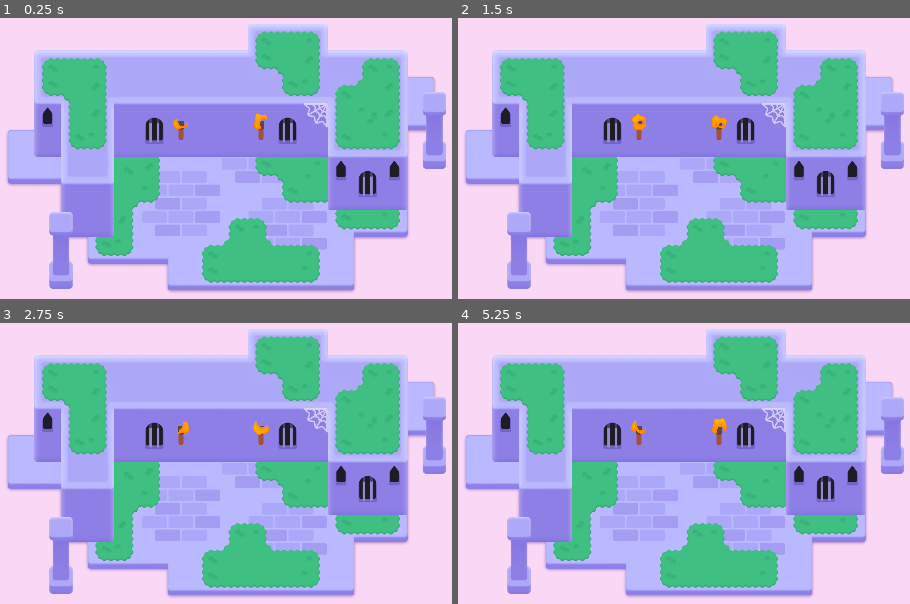
Above: before the commit, frames 1-4 (two rows, left to right).
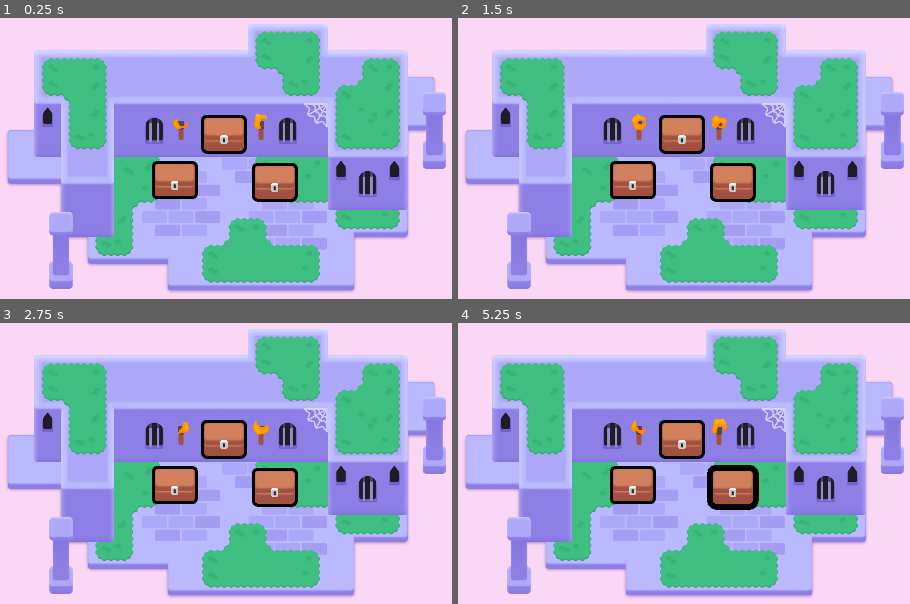
Above: after the commit, the same moments.

Repository: JuliaLui642/2d-GameDev-Courses
Game: Godot game, scene res://lessons/mini_dungeon.tscn
The game is run twice, just before and just after one commit, with the same random seed, the same clock (stepped at 60 frames per second) and the same inputs.
Inputs (mouse positions are in pixels of both pictures, inside the frame that each line leads up to):
- Up to frame 1 (0.25 s): no input
- Up to frame 2 (1.5 s): tap Enter at 0.5 s; move the mouse to (855, 152) at 0.52 s; press the mouse at (855, 152) at 0.53 s; hold D (move_right) 0.53-1.28 s; tap Space at 0.77 s; move the mouse to (516, 197) at 1.27 s; release the mouse at (516, 197) at 1.28 s; hold S (move_down) from 1.28 s (still down); right-click (516, 197) at 1.35 s; click (516, 197) at 1.42 s
- Up to frame 3 (2.75 s): tap Space at 1.52 s; move the mouse to (302, 382) at 2.02 s; release S (move_down) at 2.03 s; hold D (move_right) from 2.03 s (still down); tap Z at 2.1 s; click (302, 382) at 2.17 s
- Up to frame 4 (5.25 s): move the mouse to (638, 570) at 2.77 s; release D (move_right) at 2.78 s; hold W (move_up) 2.78-3.53 s; click (638, 570) at 2.85 s; tap Space at 3.02, 3.77, 4.52, 5 s; move the mouse to (outside the picture) at 3.52 s; hold Right mouse button (right_click) 3.53-4.28 s; hold A (move_left) 3.53-5.03 s; click (outside the picture) at 3.67 s; move the mouse to (outside the picture) at 4.27 s; tap Z at 4.35 s; click (outside the picture) at 4.42 s; move the mouse to (720, 480) at 5.02 s; press the mouse at (720, 480) at 5.03 s; hold S (move_down) from 5.03 s (still down)

The runs differ from the first frame. In frame 1, 4.2% of the frame differs, in the area x 33-66%, y 34-66%; in frame 2, 4.2%; in frame 3, 4.2%; in frame 4, 4.6%, in the area x 33-67%, y 34-67%.
Error before the commit: Invalid access to property or key 'list' on a base object of type 'null instance'. (res://addons/gdquest_practice_framework/db/db.gd:14)

Commit message:
M6 L3 - L3 P1-2

Diff:
--- /dev/null
+++ b/M06.looting_workbook/lessons/chest/chest.gd
@@ -0,0 +1,20 @@
+extends Area2D
+
+@onready var canvas_group:CanvasGroup = $CanvasGroup
+
+# Called when the node enters the scene tree for the first time.
+func _ready() -> void:
+	mouse_entered.connect(_on_mouse_entered)
+	mouse_exited.connect(_on_mouse_exited)
+	canvas_group.material.set_shader_parameter("line_thickness", 3.0)
+
+func _on_mouse_entered()-> void:
+	canvas_group.material.set_shader_parameter("line_thickness", 6.0)
+	var tween := create_tween()
+	tween.tween_method(set_outline_thickness, 3.0, 6.0, 0.08)
+
+func _on_mouse_exited() -> void:
+	canvas_group.material.set_shader_parameter("line_thickness", 3.0)
+
+func set_outline_thickness(new_thickness: float) -> void:
+	canvas_group.material.set_shader_parameter("line_thickness", new_thickness)
--- a/M06.looting_workbook/lessons/chest/chest.tscn
+++ b/M06.looting_workbook/lessons/chest/chest.tscn
@@ -1,30 +1,38 @@
-[gd_scene load_steps=5 format=3 uid="uid://cj2yytu5rlbfg"]
+[gd_scene load_steps=8 format=3 uid="uid://cj2yytu5rlbfg"]
 
 [ext_resource type="Texture2D" uid="uid://c3hwsm5ugp8qw" path="res://lessons/chest/bottom.png" id="1_485f1"]
+[ext_resource type="Script" path="res://lessons/chest/chest.gd" id="1_rb0m1"]
 [ext_resource type="Texture2D" uid="uid://bu2jin246nel5" path="res://lessons/chest/lock.png" id="2_ogjoq"]
+[ext_resource type="Shader" path="res://lessons/chest/group_outline.gdshader" id="2_sdof8"]
 [ext_resource type="Texture2D" uid="uid://bnem1cahhoxdk" path="res://lessons/chest/top.png" id="3_c8jrn"]
 
-[sub_resource type="RectangleShape2D" id="RectangleShape2D_678ao"]
-size = Vector2(105, 76)
+[sub_resource type="RectangleShape2D" id="RectangleShape2D_4gl3y"]
+size = Vector2(99, 83.5)
 
-[node name="Chest" type="Node2D"]
+[sub_resource type="ShaderMaterial" id="ShaderMaterial_l0t5i"]
+resource_local_to_scene = true
+shader = ExtResource("2_sdof8")
+shader_parameter/line_color = Color(0, 0, 0, 1)
+shader_parameter/line_thickness = 16.0
+shader_parameter/viewport_scale = Vector2(1, 1)
 
-[node name="Bottom" type="Sprite2D" parent="."]
-self_modulate = Color(1, 1, 1, 0.529412)
-position = Vector2(0, 0.5)
+[node name="Chest" type="Area2D"]
+script = ExtResource("1_rb0m1")
+
+[node name="CollisionShape2D" type="CollisionShape2D" parent="."]
+position = Vector2(-1.5, -4.25)
+shape = SubResource("RectangleShape2D_4gl3y")
+
+[node name="CanvasGroup" type="CanvasGroup" parent="."]
+material = SubResource("ShaderMaterial_l0t5i")
+
+[node name="Bottom" type="Sprite2D" parent="CanvasGroup"]
 texture = ExtResource("1_485f1")
 
-[node name="Lock" type="Sprite2D" parent="."]
-self_modulate = Color(1, 1, 1, 0.529412)
-position = Vector2(0, 0.5)
-texture = ExtResource("2_ogjoq")
-
-[node name="Top" type="Sprite2D" parent="."]
-self_modulate = Color(1, 1, 1, 0.529412)
-position = Vector2(0, 0.5)
+[node name="Top" type="Sprite2D" parent="CanvasGroup"]
+position = Vector2(0, -14)
 texture = ExtResource("3_c8jrn")
 
-[node name="CollisionShape2D" type="CollisionShape2D" parent="."]
-visible = false
-position = Vector2(0.5, 0)
-shape = SubResource("RectangleShape2D_678ao")
+[node name="Lock" type="Sprite2D" parent="CanvasGroup"]
+position = Vector2(0, 8)
+texture = ExtResource("2_ogjoq")
--- a/M06.looting_workbook/lessons/mini_dungeon.tscn
+++ b/M06.looting_workbook/lessons/mini_dungeon.tscn
@@ -6,6 +6,7 @@
 [ext_resource type="Texture2D" uid="uid://c1rgncfgjxefj" path="res://assets/dungeon/pillar.png" id="4_gq228"]
 [ext_resource type="Texture2D" uid="uid://l0y1k1obencd" path="res://assets/dungeon/spider_web.png" id="5_ywba7"]
 [ext_resource type="PackedScene" uid="uid://eundh35r605v" path="res://assets/torch/torch.tscn" id="6_fokey"]
+[ext_resource type="PackedScene" uid="uid://cj2yytu5rlbfg" path="res://lessons/chest/chest.tscn" id="7_0e5yk"]
 
 [sub_resource type="TileSetAtlasSource" id="TileSetAtlasSource_6s4s5"]
 texture = ExtResource("1_sym7n")
@@ -321,3 +322,12 @@
 mouse_filter = 2
 color = Color(0.977546, 0.842183, 0.960847, 1)
 metadata/_edit_lock_ = true
+
+[node name="Chest" parent="." instance=ExtResource("7_0e5yk")]
+position = Vector2(465, 252)
+
+[node name="Chest2" parent="." instance=ExtResource("7_0e5yk")]
+position = Vector2(705, 257)
+
+[node name="Chest3" parent="." instance=ExtResource("7_0e5yk")]
+position = Vector2(583, 142)
--- a/M06.looting_workbook/practices/L3.P1.hover_the_balloon/balloon_hover.gd
+++ b/M06.looting_workbook/practices/L3.P1.hover_the_balloon/balloon_hover.gd
@@ -6,7 +6,8 @@
 
 func _ready() -> void:
 	set_outline_thickness(5.0)
-
+	mouse_entered.connect(_on_mouse_entered)
+	mouse_exited.connect(_on_mouse_exited)
 
 func set_outline_thickness(new_thickness: float) -> void:
 	if canvas_group_has_material:
@@ -14,8 +15,9 @@
 
 
 func _on_mouse_entered() -> void:
-	pass
-
+	canvas_group.material.set_shader_parameter("line_thickness", 10)
+	var tween := create_tween()
+	tween.tween_method(set_outline_thickness, 3.0, 6.0, 0.08)
 
 func _on_mouse_exited() -> void:
-	pass
+	canvas_group.material.set_shader_parameter("line_thickness", 5)
--- a/M06.looting_workbook/practices/L3.P1.hover_the_balloon/balloon_hover.tscn
+++ b/M06.looting_workbook/practices/L3.P1.hover_the_balloon/balloon_hover.tscn
@@ -1,12 +1,19 @@
-[gd_scene load_steps=5 format=3]
+[gd_scene load_steps=7 format=3 uid="uid://cc4gdhm4olybl"]
 
 [ext_resource type="Script" path="res://practices/L3.P1.hover_the_balloon/balloon_hover.gd" id="1_vlnte"]
-[ext_resource type="Texture2D" path="res://practices/L3.P1.hover_the_balloon/balloon_tail.png" id="2_vuggf"]
-[ext_resource type="Texture2D" path="res://practices/L3.P1.hover_the_balloon/balloon_top.png" id="3_ora8m"]
+[ext_resource type="Shader" path="res://practices/L3.P1.hover_the_balloon/group_outline.gdshader" id="2_4yswk"]
+[ext_resource type="Texture2D" uid="uid://cf487car4l5gm" path="res://practices/L3.P1.hover_the_balloon/balloon_tail.png" id="2_vuggf"]
+[ext_resource type="Texture2D" uid="uid://b1adpk1vpdh7r" path="res://practices/L3.P1.hover_the_balloon/balloon_top.png" id="3_ora8m"]
 
 [sub_resource type="CapsuleShape2D" id="CapsuleShape2D_cs4t6"]
 radius = 47.0
 height = 166.0
+
+[sub_resource type="ShaderMaterial" id="ShaderMaterial_s10ar"]
+shader = ExtResource("2_4yswk")
+shader_parameter/line_color = Color(0, 0, 0, 1)
+shader_parameter/line_thickness = 4.0
+shader_parameter/viewport_scale = Vector2(1, 1)
 
 [node name="BalloonHover" type="Area2D"]
 position = Vector2(960, 540)
@@ -19,6 +26,7 @@
 shape = SubResource("CapsuleShape2D_cs4t6")
 
 [node name="CanvasGroup" type="CanvasGroup" parent="."]
+material = SubResource("ShaderMaterial_s10ar")
 position = Vector2(0, 33)
 
 [node name="Tail" type="Sprite2D" parent="CanvasGroup"]
--- a/M06.looting_workbook/practices/L3.P1.hover_the_balloon/hover_the_balloon.tscn
+++ b/M06.looting_workbook/practices/L3.P1.hover_the_balloon/hover_the_balloon.tscn
@@ -1,16 +1,11 @@
-[gd_scene load_steps=3 format=3]
+[gd_scene load_steps=2 format=3 uid="uid://c3dmvfaf1ntps"]
 
-[ext_resource type="PackedScene" path="res://practices/L3.P1.hover_the_balloon/balloon_hover.tscn" id="1_biewv"]
-[ext_resource type="Script" path="res://practices/L3.P1.hover_the_balloon/balloon_hover.gd" id="2_mo74b"]
+[ext_resource type="PackedScene" uid="uid://cc4gdhm4olybl" path="res://practices/L3.P1.hover_the_balloon/balloon_hover.tscn" id="1_biewv"]
 
 [node name="HoverTheBalloon" type="Node2D"]
 metadata/_edit_horizontal_guides_ = []
 
-[node name="BalloonHover" type="Area2D" parent="." instance=ExtResource("1_biewv")]
-position = Vector2(960, 540)
-collision_layer = 2
-collision_mask = 0
-script = ExtResource("2_mo74b")
+[node name="BalloonHover" parent="." instance=ExtResource("1_biewv")]
 
 [node name="ExtraVisuals" type="Node" parent="."]
 
--- a/M06.looting_workbook/practices/L3.P2.sting_the_balloon/balloon_sting.gd
+++ b/M06.looting_workbook/practices/L3.P2.sting_the_balloon/balloon_sting.gd
@@ -2,8 +2,8 @@
 
 
 func _ready() -> void:
-	pass
+	mouse_entered.connect(_on_mouse_entered)
 
 
 func _on_mouse_entered() -> void:
-	pass
+	queue_free()
--- a/M06.looting_workbook/practices/L3.P2.sting_the_balloon/sting_the_balloon.tscn
+++ b/M06.looting_workbook/practices/L3.P2.sting_the_balloon/sting_the_balloon.tscn
@@ -1,16 +1,11 @@
-[gd_scene load_steps=3 format=3]
+[gd_scene load_steps=2 format=3 uid="uid://bqrdok0h4ffus"]
 
 [ext_resource type="PackedScene" path="res://practices/L3.P2.sting_the_balloon/balloon_sting.tscn" id="1_cq1j7"]
-[ext_resource type="Script" path="res://practices/L3.P2.sting_the_balloon/balloon_sting.gd" id="2_hngyr"]
 
 [node name="StingTheBalloon" type="Node2D"]
 metadata/_edit_horizontal_guides_ = []
 
-[node name="BalloonSting" type="Area2D" parent="." instance=ExtResource("1_cq1j7")]
-position = Vector2(960, 540)
-collision_layer = 2
-collision_mask = 0
-script = ExtResource("2_hngyr")
+[node name="BalloonSting" parent="." instance=ExtResource("1_cq1j7")]
 
 [node name="ExtraVisuals" type="Node" parent="."]
 
--- a/M06.looting_workbook/project.godot
+++ b/M06.looting_workbook/project.godot
@@ -19,6 +19,7 @@
 [autoload]
 
 UITestPanel="*res://addons/gdquest_practice_framework/tester/ui_test_panel.tscn"
+Metadata="*res://addons/gdquest_practice_framework/practice_solutions/metadata.gd"
 
 [display]
 
Not shown: 1 places in M06.looting_workbook/lessons/mini_dungeon.tscn that only renumber resources
